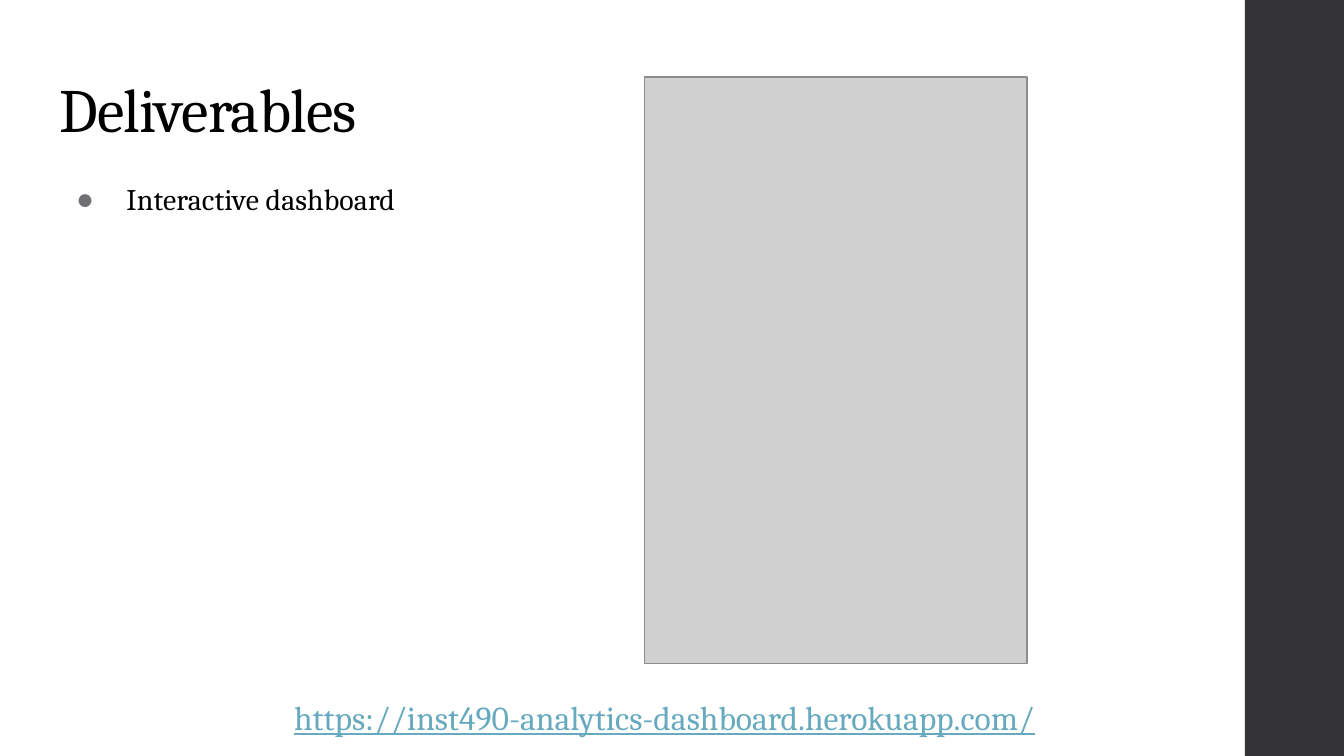
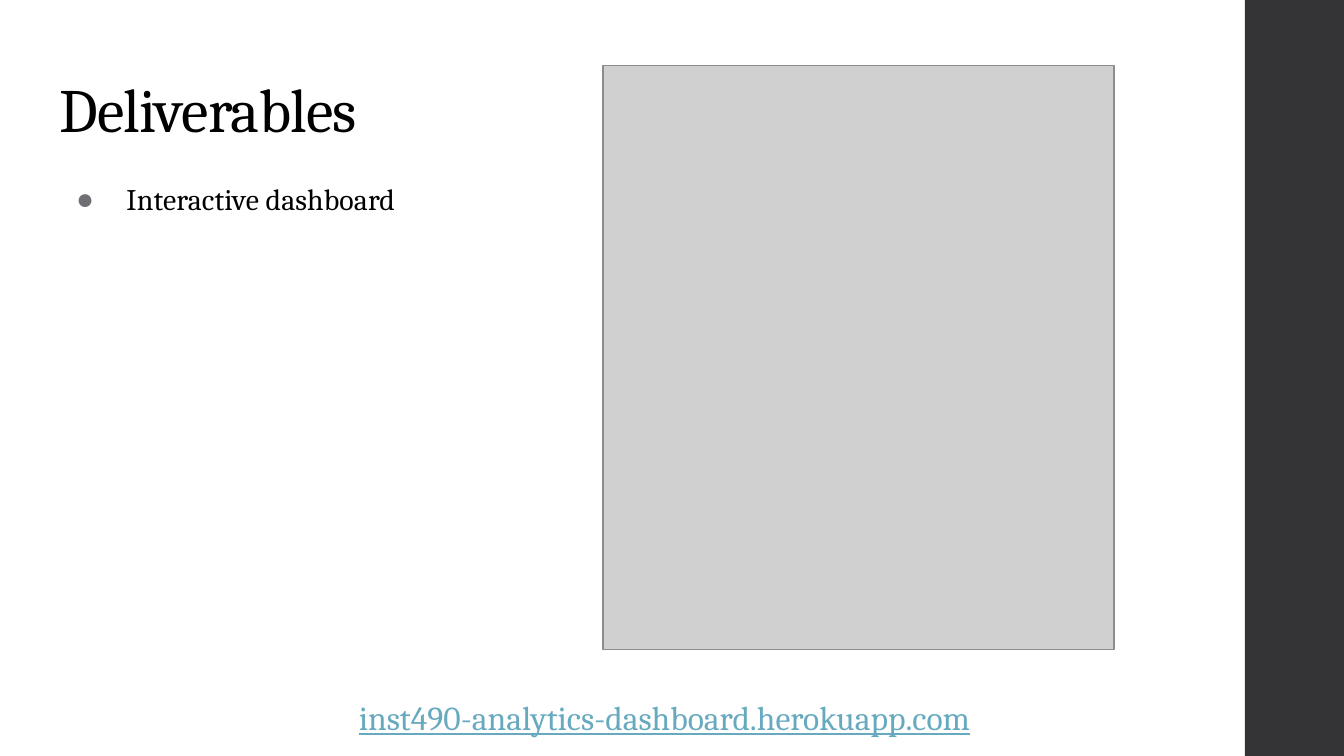
Before and after one commit to connormcdxc/Analytics-Dashboard, a slide deck: slide 7 of public/pdf/Capstone Presentation.pptx. Drawn at 1344x756 pixels with LibreOffice and Linux fonts; fonts in the diff are those of the drawing; grey boxes stand for pictures. Boxes give left, top, right and bottom in pixels: in the first picture for what was removed or moved away, otherwise in the second. Text is boxed around its words. In the diff, an @@ line names an element or a change of style, - is before the commit and + after.

Commit message:
Updated presentation

```diff
--- a/public/pdf/Capstone Presentation.pptx
+++ b/public/pdf/Capstone Presentation.pptx
@@ picture: place and size @@
-picture at (644, 77, 1027, 663)
+picture at (603, 66, 1114, 649)
@@ text at (359, 706, 970, 738): text changed @@
-https://inst490-analytics-dashboard.herokuapp.com/
+inst490-analytics-dashboard.herokuapp.com
```
Also in this commit, not shown: 5 other slides changed.
